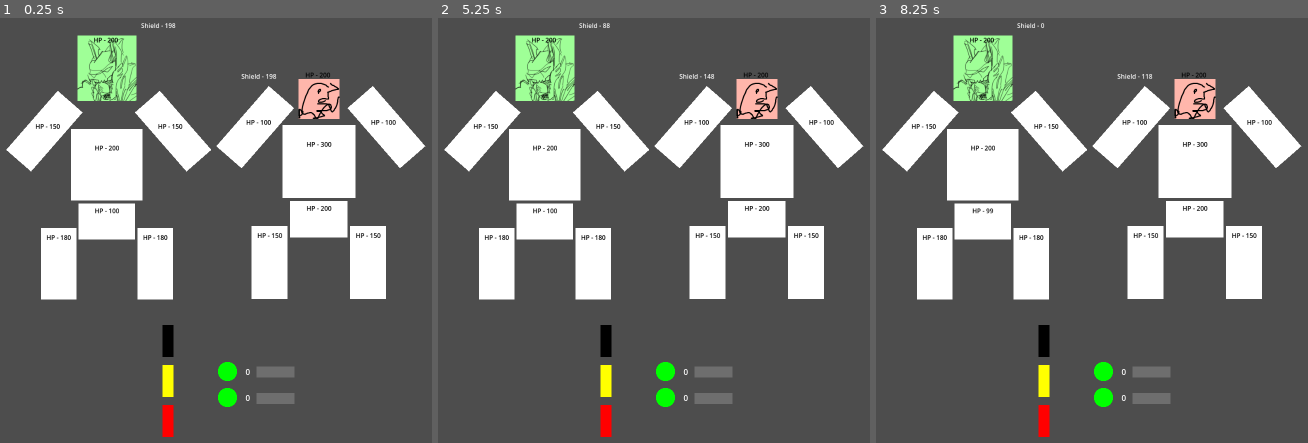
Above: before the commit, frames 1-3 (left to right).
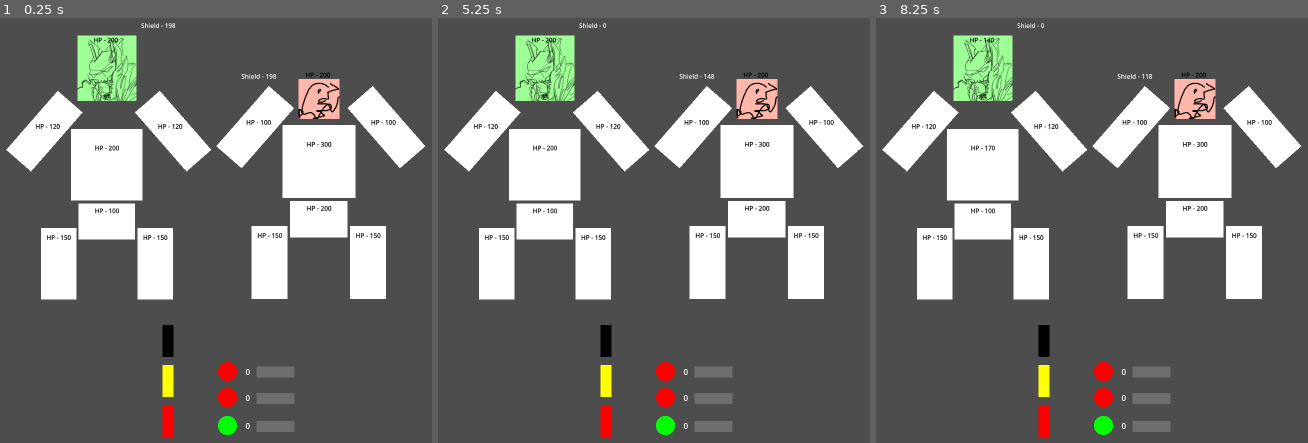
Above: after the commit, the same moments.

Repository: Wrygondryn/Megazord_BIGMODE2025
Game: Godot game, scene res://scenes/game.tscn
The game is run twice, just before and just after one commit, with the same random seed, the same clock (stepped at 60 frames per second) and the same inputs.
Inputs (mouse positions are in pixels of both pictures, inside the frame that each line leads up to):
- Up to frame 1 (0.25 s): no input
- Up to frame 2 (5.25 s): tap Enter at 0.5, 2.75 s; move the mouse to (822, 222) at 0.52 s; click (822, 222) at 0.6 s; move the mouse to (489, 264) at 1.27 s; click (489, 264) at 1.35 s; tap Space at 2 s; move the mouse to (727, 145) at 2.02 s; click (727, 145) at 2.1 s; move the mouse to (606, 332) at 2.77 s; click (606, 332) at 2.85 s; move the mouse to (outside the picture) at 3.52 s; click (outside the picture) at 3.6 s; move the mouse to (outside the picture) at 4.27 s; click (outside the picture) at 4.35 s; move the mouse to (688, 243) at 5.02 s; click (688, 243) at 5.1 s
- Up to frame 3 (8.25 s): tap Space at 5.75 s; move the mouse to (966, 128) at 5.77 s; click (966, 128) at 5.85 s; move the mouse to (1260, 222) at 6.52 s; click (1260, 222) at 6.6 s; tap Enter at 7.25 s; move the mouse to (927, 264) at 7.27 s; click (927, 264) at 7.35 s; move the mouse to (1165, 145) at 8.02 s; click (1165, 145) at 8.1 s

The runs differ from the first frame. In frame 1, 0.8% of the frame differs, in the area x 12-69%, y 24-99%; in frame 2, 0.8%; in frame 3, 0.8%, in the area x 12-69%, y 4-99%.

Commit message:
Repair Module Implemented
Modules can now repair the mechazoid body parts. The code's real janky so after I've taken a short break I will refactor.

Diff:
--- /dev/null
+++ b/resources/repair_module.tres
@@ -0,0 +1,11 @@
+[gd_resource type="Resource" script_class="ModuleData" load_steps=2 format=3 uid="uid://6xs0ooprjwlw"]
+
+[ext_resource type="Script" path="res://scripts/module_data.gd" id="1_vhh0t"]
+
+[resource]
+script = ExtResource("1_vhh0t")
+charge_capacity = 150.0
+damage = 0.0
+heal = 60.0
+giga_target = 0
+target_body_part = 0
--- a/resources/test_kaiju_module.tres
+++ b/resources/test_kaiju_module.tres
@@ -4,6 +4,8 @@
 
 [resource]
 script = ExtResource("1_udql3")
-charge_capacity = 50.0
+charge_capacity = 25.0
 damage = 30.0
-target = 0
+heal = 0.0
+giga_target = 0
+target_body_part = 7
--- a/resources/test_kaiju_module2.tres
+++ b/resources/test_kaiju_module2.tres
@@ -4,6 +4,8 @@
 
 [resource]
 script = ExtResource("1_e0q00")
-charge_capacity = 20.0
+charge_capacity = 125.0
 damage = 100.0
-target = 0
+heal = 0.0
+giga_target = 0
+target_body_part = 7
--- a/resources/test_mecha_module.tres
+++ b/resources/test_mecha_module.tres
@@ -6,4 +6,6 @@
 script = ExtResource("1_dvjsb")
 charge_capacity = 50.0
 damage = 25.0
-target = 1
+heal = 0.0
+giga_target = 1
+target_body_part = 7
--- a/scenes/game.tscn
+++ b/scenes/game.tscn
@@ -6,6 +6,7 @@
 [ext_resource type="PackedScene" uid="uid://3y3al18ah6ax" path="res://scenes/chargable_module.tscn" id="5_llxl5"]
 [ext_resource type="Resource" uid="uid://08ag4xompugm" path="res://resources/test_mecha_module.tres" id="6_7nf4m"]
 [ext_resource type="Script" path="res://scripts/battle.gd" id="6_bwiir"]
+[ext_resource type="Resource" uid="uid://6xs0ooprjwlw" path="res://resources/repair_module.tres" id="6_mdk4p"]
 [ext_resource type="PackedScene" uid="uid://b72fg5qff5dt2" path="res://scenes/mechazord.tscn" id="7_huf8d"]
 [ext_resource type="PackedScene" uid="uid://bimy4xj03log8" path="res://scenes/kaiju.tscn" id="8_r0r2j"]
 
@@ -33,23 +34,37 @@
 
 [node name="Socket" parent="Dashboard/Sockets" node_paths=PackedStringArray("module") instance=ExtResource("3_y3a8c")]
 position = Vector2(35, 257)
-module = NodePath("../../ChargableModules/ChargableModule")
+module = NodePath("../../ChargableModules/AttackModule")
+
+[node name="Sprite2D" parent="Dashboard/Sockets/Socket" index="0"]
+modulate = Color(1, 0, 0, 1)
 
 [node name="Socket2" parent="Dashboard/Sockets" node_paths=PackedStringArray("module") instance=ExtResource("3_y3a8c")]
 position = Vector2(35, 309)
-module = NodePath("../../ChargableModules/ChargableModule2")
+module = NodePath("../../ChargableModules/AttackModule2")
+
+[node name="Sprite2D" parent="Dashboard/Sockets/Socket2" index="0"]
+modulate = Color(1, 0, 0, 1)
+
+[node name="Socket3" parent="Dashboard/Sockets" node_paths=PackedStringArray("module") instance=ExtResource("3_y3a8c")]
+position = Vector2(35, 365)
+module = NodePath("../../ChargableModules/HeadRepairModule")
 
 [node name="Jacks" type="Node2D" parent="Dashboard"]
 
 [node name="ChargableModules" type="Node2D" parent="Dashboard"]
 
-[node name="ChargableModule" parent="Dashboard/ChargableModules" instance=ExtResource("5_llxl5")]
+[node name="AttackModule" parent="Dashboard/ChargableModules" instance=ExtResource("5_llxl5")]
 position = Vector2(131, 258)
 module_data = ExtResource("6_7nf4m")
 
-[node name="ChargableModule2" parent="Dashboard/ChargableModules" instance=ExtResource("5_llxl5")]
+[node name="AttackModule2" parent="Dashboard/ChargableModules" instance=ExtResource("5_llxl5")]
 position = Vector2(131, 311)
 module_data = ExtResource("6_7nf4m")
+
+[node name="HeadRepairModule" parent="Dashboard/ChargableModules" instance=ExtResource("5_llxl5")]
+position = Vector2(131, 367)
+module_data = ExtResource("6_mdk4p")
 
 [node name="Battle" type="Node2D" parent="."]
 unique_name_in_owner = true
@@ -64,3 +79,7 @@
 scale = Vector2(0.8, 0.8)
 
 [node name="Camera2D" type="Camera2D" parent="."]
+
+[editable path="Dashboard/Sockets/Socket"]
+[editable path="Dashboard/Sockets/Socket2"]
+[editable path="Dashboard/Sockets/Socket3"]
--- a/scenes/kaiju.tscn
+++ b/scenes/kaiju.tscn
@@ -23,7 +23,8 @@
 
 [node name="Head" parent="BodyParts" instance=ExtResource("2_nclt7")]
 position = Vector2(-2, 110.667)
-hp = 200.0
+kind = 0
+max_hp = 200.0
 
 [node name="Sprite2D" parent="BodyParts/Head" index="0"]
 modulate = Color(1, 0.713726, 0.670588, 1)
@@ -37,7 +38,8 @@
 
 [node name="LeftArm" parent="BodyParts" instance=ExtResource("2_nclt7")]
 position = Vector2(-146, 99)
-hp = 100.0
+kind = 1
+max_hp = 100.0
 
 [node name="Sprite2D" parent="BodyParts/LeftArm" index="0"]
 position = Vector2(-12.2308, 13.9089)
@@ -52,7 +54,8 @@
 
 [node name="RightArm" parent="BodyParts" instance=ExtResource("2_nclt7")]
 position = Vector2(182, 99)
-hp = 100.0
+kind = 2
+max_hp = 100.0
 
 [node name="Sprite2D" parent="BodyParts/RightArm" index="0"]
 position = Vector2(-12.2308, 13.9089)
@@ -67,7 +70,8 @@
 
 [node name="Torso" parent="BodyParts" instance=ExtResource("2_nclt7")]
 position = Vector2(1, 199)
-hp = 300.0
+kind = 3
+max_hp = 300.0
 
 [node name="Sprite2D" parent="BodyParts/Torso" index="0"]
 scale = Vector2(0.710938, 182)
@@ -78,7 +82,8 @@
 
 [node name="Pelvis" parent="BodyParts" instance=ExtResource("2_nclt7")]
 position = Vector2(1, 343)
-hp = 200.0
+kind = 4
+max_hp = 200.0
 
 [node name="Sprite2D" parent="BodyParts/Pelvis" index="0"]
 scale = Vector2(0.5625, 92.0001)
@@ -89,7 +94,8 @@
 
 [node name="LeftLeg" parent="BodyParts" instance=ExtResource("2_nclt7")]
 position = Vector2(-122, 451)
-hp = 150.0
+kind = 5
+max_hp = 150.0
 
 [node name="Sprite2D" parent="BodyParts/LeftLeg" index="0"]
 scale = Vector2(0.351562, 182)
@@ -100,7 +106,8 @@
 
 [node name="RightLeg" parent="BodyParts" instance=ExtResource("2_nclt7")]
 position = Vector2(124, 451)
-hp = 150.0
+kind = 6
+max_hp = 150.0
 
 [node name="Sprite2D" parent="BodyParts/RightLeg" index="0"]
 scale = Vector2(0.351562, 182)
--- a/scenes/mechazord.tscn
+++ b/scenes/mechazord.tscn
@@ -18,7 +18,8 @@
 
 [node name="Head" parent="BodyParts" instance=ExtResource("2_e7bsx")]
 position = Vector2(-2, 68)
-hp = 200.0
+kind = 0
+max_hp = 200.0
 
 [node name="Sprite2D" parent="BodyParts/Head" index="0"]
 modulate = Color(0.623529, 1, 0.592157, 1)
@@ -32,7 +33,8 @@
 
 [node name="LeftArm" parent="BodyParts" instance=ExtResource("2_e7bsx")]
 position = Vector2(-146, 147)
-hp = 150.0
+kind = 1
+max_hp = 120.0
 
 [node name="Sprite2D" parent="BodyParts/LeftArm" index="0"]
 position = Vector2(-12.2308, 13.9089)
@@ -47,7 +49,8 @@
 
 [node name="RightArm" parent="BodyParts" instance=ExtResource("2_e7bsx")]
 position = Vector2(182, 147)
-hp = 150.0
+kind = 2
+max_hp = 120.0
 
 [node name="Sprite2D" parent="BodyParts/RightArm" index="0"]
 position = Vector2(-12.2308, 13.9089)
@@ -62,7 +65,8 @@
 
 [node name="Torso" parent="BodyParts" instance=ExtResource("2_e7bsx")]
 position = Vector2(1, 247)
-hp = 200.0
+kind = 3
+max_hp = 200.0
 
 [node name="Sprite2D" parent="BodyParts/Torso" index="0"]
 scale = Vector2(0.710938, 182)
@@ -73,7 +77,8 @@
 
 [node name="Pelvis" parent="BodyParts" instance=ExtResource("2_e7bsx")]
 position = Vector2(1, 391)
-hp = 100.0
+kind = 4
+max_hp = 100.0
 
 [node name="Sprite2D" parent="BodyParts/Pelvis" index="0"]
 scale = Vector2(0.5625, 92.0001)
@@ -84,7 +89,8 @@
 
 [node name="LeftLeg" parent="BodyParts" instance=ExtResource("2_e7bsx")]
 position = Vector2(-122, 499)
-hp = 180.0
+kind = 5
+max_hp = 150.0
 
 [node name="Sprite2D" parent="BodyParts/LeftLeg" index="0"]
 scale = Vector2(0.351562, 182)
@@ -95,7 +101,8 @@
 
 [node name="RightLeg" parent="BodyParts" instance=ExtResource("2_e7bsx")]
 position = Vector2(124, 499)
-hp = 180.0
+kind = 6
+max_hp = 150.0
 
 [node name="Sprite2D" parent="BodyParts/RightLeg" index="0"]
 scale = Vector2(0.351562, 182)
--- /dev/null
+++ b/scripts/action.gd
@@ -0,0 +1,29 @@
+#REFACTOR PLAN:
+# - Have a class SubAction, which purely stores data and has extending classes like Damage, Heal, Condition,
+#   etc.
+# - Action is an Array[SubAction] (this allows for stuff like damage + heal, like with a siphoning attack,
+#   or damage + condition).
+# - Hopefull ModuleData can work with inheritance, else ModuleData may just have to be janky by nature
+
+class_name Action
+
+#TODO: Add on additional properties when need be like condition, animation, etc.
+var damage: float
+var heal: float
+var target: Helpers.GigaTarget
+var body_part: Helpers.BodyPart
+
+func _init(damage: float, heal: float, target: Helpers.GigaTarget, body_part: Helpers.BodyPart):
+	self.damage = damage
+	self.heal = heal
+	self.target = target
+	self.body_part = body_part
+
+#func attack(damage: float, target: ModuleData.GigaTarget):
+#	return _init(damage, 0.0, target, ModuleData.BodyPart.ANY)
+#
+#func repair(heal: float, target: ModuleData.GigaTarget, body_part: ModuleData.BodyPart):
+#	return _init(0.0, heal, target, body_part)
+
+static func from_module_data(module: ModuleData):
+	return Action.new(module.damage, module.heal, module.giga_target, module.target_body_part)
--- a/scripts/battle.gd
+++ b/scripts/battle.gd
@@ -1,14 +1,4 @@
 extends Node2D
-
-#TODO: Add on additional properties when need be like condition, animation, etc.
-class Action:
-	var damage: float
-	var target: ModuleData.ActionTarget
-
-	func _init(damage: float, target: ModuleData.ActionTarget):
-		self.damage = damage
-		self.target = target
-
 
 @onready var mechazord: Node2D = $Mechazord
 @onready var kaiju: Node2D = $Kaiju
@@ -17,8 +7,8 @@
 var action_queue: Array[Action]
 
 
-func queue_action_from_module(module: ModuleData):
-	action_queue.append(Action.new(module.damage, module.target))
+func queue_action(action: Action):
+	action_queue.append(action)
 
 
 # Called when the node enters the scene tree for the first time.
@@ -34,9 +24,13 @@
 	#NOTE: Mechazord and Kaiju actions can happen simultaneously, so make sure to check for that
 	for action in action_queue:
 		match action.target:
-			ModuleData.ActionTarget.MECHAZORD:
+			Helpers.GigaTarget.MECHAZORD:
 				kaiju.damage_target(mechazord, action.damage)
-			ModuleData.ActionTarget.KAIJU:
+				#TODO: This line is janky af, refactor action/module data to have subclassing
+				#(ideally would be tagged union or some sort of algebraic type but to
+				#my knowldge unfortunately GDScript doesn't have that)
+				mechazord.repair_body_part(action.heal, action.body_part)
+			Helpers.GigaTarget.KAIJU:
 				mechazord.damage_target(kaiju, action.damage)
 	action_queue.clear()
 
--- a/scripts/body_part.gd
+++ b/scripts/body_part.gd
@@ -1,13 +1,15 @@
 extends Node2D
 
-@export_range(10.0, 10000.0, 1.0, "or_greater", "hide_slider") var hp: float
+@export var kind: Helpers.BodyPart = Helpers.BodyPart.ANY
+@export_range(10.0, 10000.0, 1.0, "or_greater", "hide_slider") var max_hp: float
 
 @onready var hp_display_temp: Label = $HPDisplay_TEMP
 
+var hp: float
 
 # Called when the node enters the scene tree for the first time.
 func _ready() -> void:
-	pass # Replace with function body.
+	hp = max_hp
 
 
 # Called every frame. 'delta' is the elapsed time since the previous frame.
--- a/scripts/helpers.gd
+++ b/scripts/helpers.gd
@@ -1,4 +1,25 @@
 extends Node
+
+enum GigaTarget {
+	MECHAZORD,
+	KAIJU
+}
+
+#TODO: This is problematic as different mechazoids/kaijus can have different or even repeating body parts
+#(e.g., Ghidora heads, Godzilla tail). Right now there are several ways I can think to solve this:
+# - Store every unique body part across all kaijus/mechs. Works but janky and a lot of typing.
+# - Get body parts via node retrieval. Though this raises the question of how that is stored in ModuleData.
+# - Have this only apply to healing, and use alternative method for damage (e.g., the previous dot point)
+enum BodyPart {
+	HEAD,
+	LEFT_ARM,
+	RIGHT_ARM,
+	TORSO,
+	PELVIS,
+	LEFT_LEG,
+	RIGHT_LEG,
+	ANY
+}
 
 const MAX_CHARGE_PER_SEC = 50
 const KAIJU_DEFAULT_CHARGE_PER_SEC = 25
--- a/scripts/kaiju.gd
+++ b/scripts/kaiju.gd
@@ -36,7 +36,6 @@
 		var body_part_hp = target.body_parts.get_child(body_part_index).hp
 		target.body_parts.get_child(body_part_index).hp = max(body_part_hp - hp_damage, 0.0)
 
-
 # Called when the node enters the scene tree for the first time.
 func _ready() -> void:
 	for i in range(len(modules)):
@@ -52,7 +51,7 @@
 		charges[i] += Helpers.KAIJU_DEFAULT_CHARGE_PER_SEC * delta
 
 		if charges[i] >= modules[i].charge_capacity:
-			battle.queue_action_from_module(modules[i])
+			battle.queue_action(Action.from_module_data(modules[i]))
 			charges[i] = 0.0
 
 	shield_display_temp.text = "Shield - %.0f" % shield
--- a/scripts/mechazord.gd
+++ b/scripts/mechazord.gd
@@ -31,6 +31,17 @@
 		var body_part_hp = target.body_parts.get_child(body_part_index).hp
 		target.body_parts.get_child(body_part_index).hp = max(body_part_hp - hp_damage, 0.0)
 
+func repair_body_part(heal: float, body_part_kind: Helpers.BodyPart):
+	#TODO: Properly handle BodyPart.ANY
+	if body_part_kind == Helpers.BodyPart.ANY: return
+	#assert(body_part != Helpers.BodyPart.ANY)
+	#print("Healed %.0f of %d's HP" % [heal, body_part])
+
+	for i in range(body_parts.get_child_count()):
+		var body_part = body_parts.get_child(i)
+		if body_part.kind == body_part_kind:
+			body_part.hp = min(body_part.max_hp, body_part.hp + heal)
+
 
 # Called when the node enters the scene tree for the first time.
 func _ready() -> void:
--- a/scripts/module.gd
+++ b/scripts/module.gd
@@ -23,7 +23,7 @@
 	charge += charge_rate * delta
 	#TODO: Charge decay
 	if charge >= module_data.charge_capacity:
-		battle.queue_action_from_module(module_data)
+		battle.queue_action(Action.from_module_data(module_data))
 		charge = 0.0
 
 	if charge <= 0.0:
--- a/scripts/module_data.gd
+++ b/scripts/module_data.gd
@@ -1,17 +1,22 @@
 extends Resource
 class_name ModuleData
 
-#TODO: Allow for specification of body part?
-enum ActionTarget {
-	MECHAZORD,
-	KAIJU
-}
 
+#TODO: Have some sort of subclassing to separate stats that don't go together (e.g., damage and
+#heal). It's not important rn but might be in the future
 @export_range(1.0, 500000.0, 1.0, "or_greater", "hide_slider") var charge_capacity: float
 @export_range(0.0, 1000.0, 1.0, "or_greater", "hide_slider") var damage: float
-@export var target: ActionTarget
+@export_range(0.0, 1000.0, 1.0, "or_greater", "hide_slider") var heal: float
+@export var giga_target: Helpers.GigaTarget
+@export var target_body_part: Helpers.BodyPart
 
-func _init(charge_capacity = 100.0, damage := 0.0, target := ActionTarget.KAIJU):
+func _init(
+	charge_capacity = 100.0,
+	damage := 0.0,
+	giga_target := Helpers.GigaTarget.KAIJU,
+	target_body_part := Helpers.BodyPart.ANY
+):
 	self.charge_capacity = charge_capacity
 	self.damage = damage
-	self.target = target
+	self.giga_target = giga_target
+	self.target_body_part = target_body_part
Not shown: 1 places in scenes/game.tscn that only renumber resources
